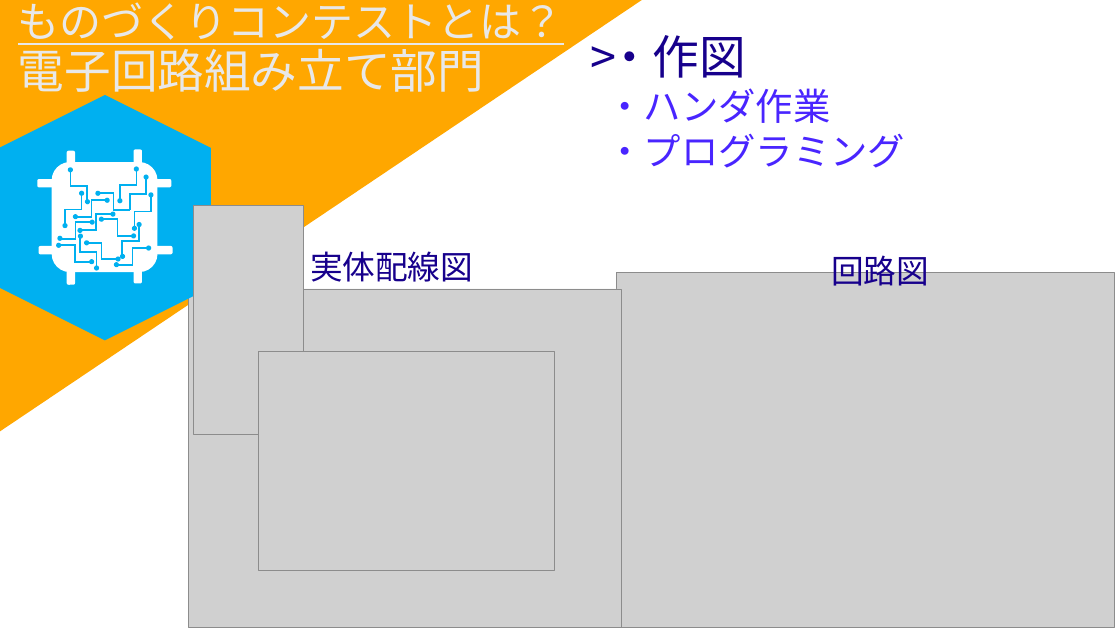
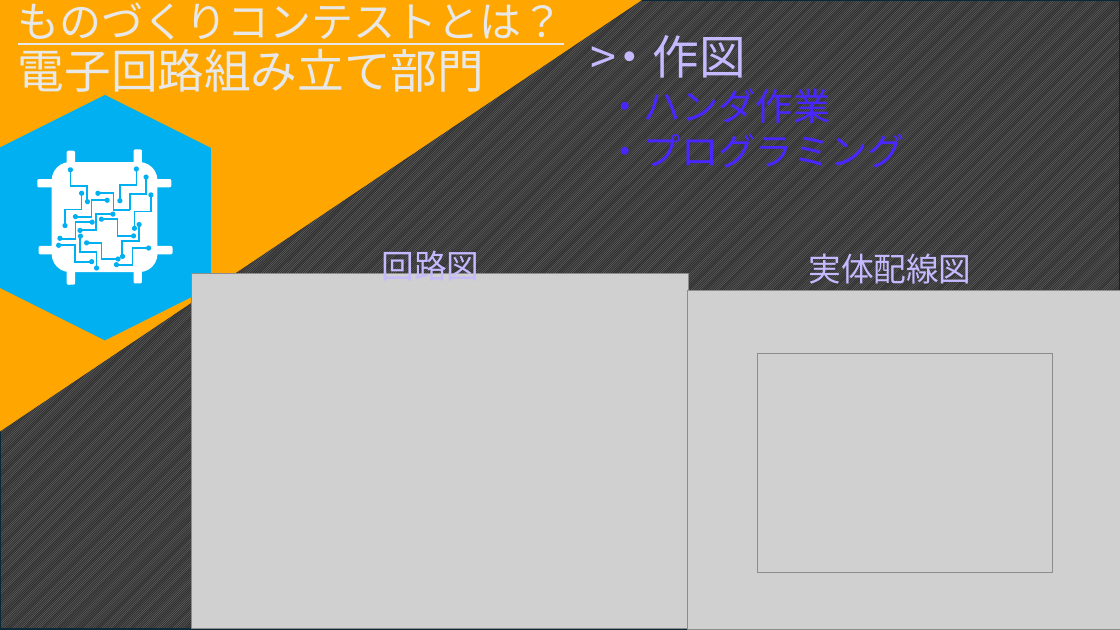
Before and after one commit to batakasu/procon, a slide deck: slide 6 of 添付フォルダ/～ものコン全国を目指して～ 動画用.pptx (slide 4 before the commit). Drawn at 1120x630 pixels with LibreOffice and Linux fonts; fonts in the diff are those of the drawing; grey boxes stand for pictures. Boxes give left, top, right and bottom in pixels: in the first picture for what was removed or moved away, otherwise in the second. Text is boxed around its words. In the diff, an @@ line names an element or a change of style, - is before the commit and + after.

```diff
--- a/添付フォルダ/～ものコン全国を目指して～ 動画用.pptx
+++ b/添付フォルダ/～ものコン全国を目指して～ 動画用.pptx
@@ rectangle added at (0,0,1120,629), fill pattern #D1D1D1 on #3A3A3A, outline #092A39 1.5 pt @@
@@ rectangle added at (0,0,1120,629), fill #262626 at 45% opacity, outline #092A39 1.5 pt @@
@@ text at (606,35,746,78): text colour #17008C to #C5B9FF in "・作図" @@
@@ picture removed at (193,205,303,434) @@
@@ text colour #17008C to #C5B9FF in 3 elements at (582,24,623,89), (808,253,971,284), (382,244,480,286) @@
@@ text "回路図": place and size @@
-text "回路図" at (831,249,929,286)
+text "回路図" at (382,244,480,286)
@@ text "実体配線図": place and size @@
-text "実体配線図" at (310,251,473,282)
+text "実体配線図" at (808,253,971,284)
@@ picture: place and size @@
-picture at (189,289,622,628)
+picture at (192,274,689,628)
@@ picture: place and size @@
-picture at (617,272,1115,627)
+picture at (687,291,1120,629)
@@ picture: place and size @@
-picture at (259,351,555,571)
+picture at (757,353,1053,572)
```
Also in this commit, not shown: 3 other slides changed, 3 slides added, 1 slide removed, 32 other files.
